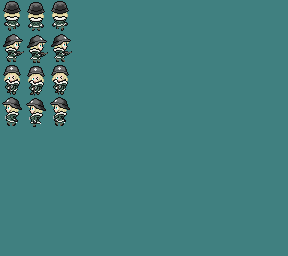
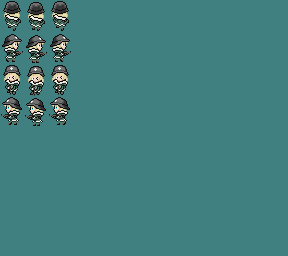
Before/after of a w=288, h=256 layered artwork. What changed in the layer stack:
painted on "尤莉-背面3" over [1, 14, 72, 127]
painted on "尤莉-背面2" over [1, 14, 72, 127]
painted on "尤莉-背面1" over [1, 14, 72, 127]
painted on "尤莉-左侧3" (1st of 2) over [1, 30, 72, 127]
painted on "尤莉-左侧2" (1st of 2) over [1, 34, 72, 127]
moved "尤莉-左侧1" (1st of 2) above "尤莉-左侧3", painted on it, unmasked it over [1, 14, 72, 127]
moved "尤莉-左侧3" (2nd of 2) above "尤莉-左侧2", painted on it over [1, 14, 72, 127]
moved "尤莉-左侧2" (2nd of 2) above "尤莉-左侧1", painted on it over [1, 14, 72, 127]
painted on "尤莉-左侧1" (2nd of 2) over [1, 14, 72, 127]
painted on "尤莉-正面3" over [1, 81, 68, 127]
painted on "尤莉-正面2" over [1, 14, 72, 127]
painted on "尤莉-正面1", masked it over [1, 14, 72, 127]
